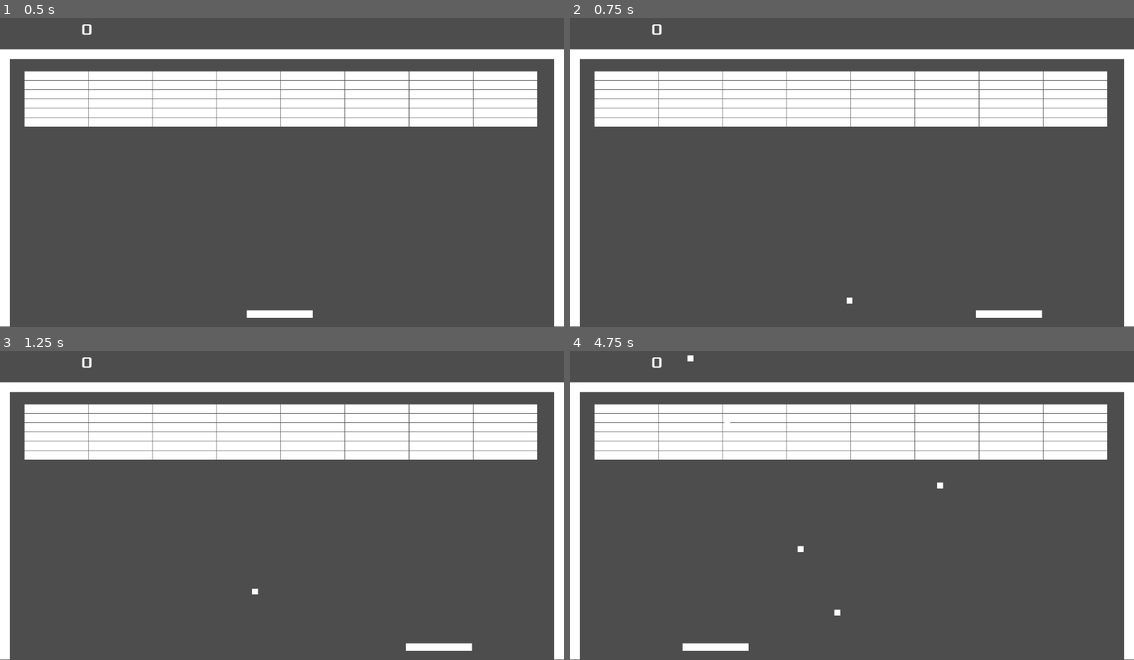
Above: before the commit, frames 1-4 (two rows, left to right).
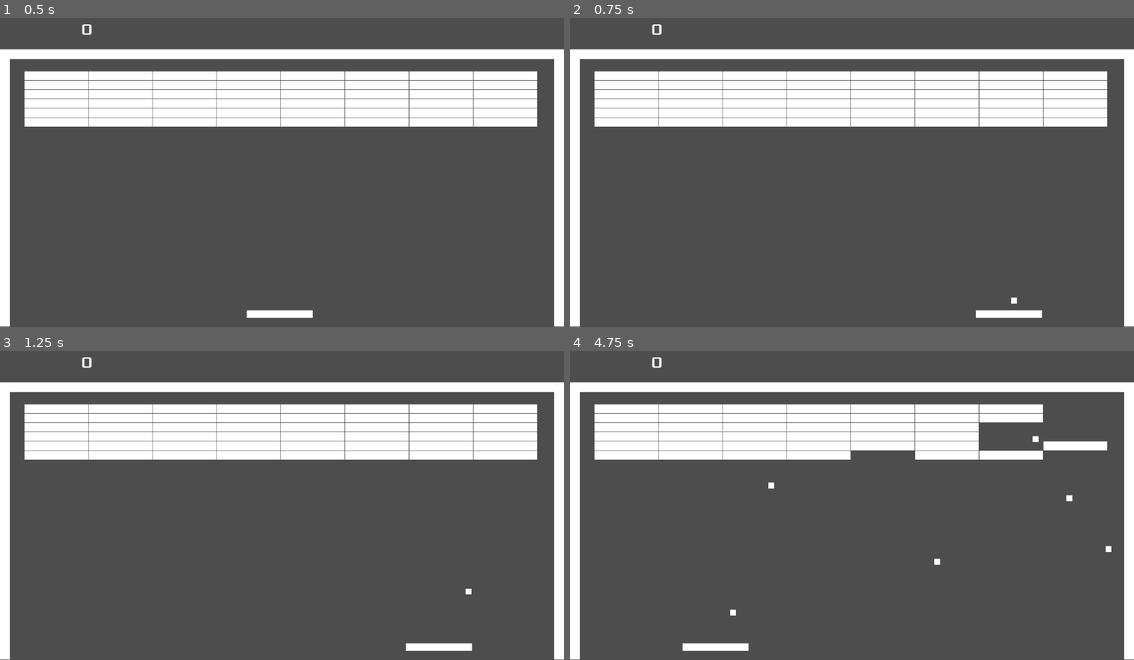
Above: after the commit, the same moments.

Repository: djaquay/breakout-gd
Game: Godot game, scene res://main.tscn
The game is run twice, just before and just after one commit, with the same random seed, the same clock (stepped at 60 frames per second) and the same inputs.
Inputs (mouse positions are in pixels of both pictures, inside the frame that each line leads up to):
- Up to frame 1 (0.5 s): no input
- Up to frame 2 (0.75 s): tap Enter at 0.5 s; move the mouse to (976, 153) at 0.52 s; click (976, 153) at 0.6 s
- Up to frame 3 (1.25 s): no input
- Up to frame 4 (4.75 s): tap Space at 1.25 s; move the mouse to (739, 517) at 1.27 s; click (739, 517) at 1.35 s; move the mouse to (908, 431) at 2.02 s; click (908, 431) at 2.1 s; move the mouse to (823, 564) at 2.77 s; click (823, 564) at 2.85 s; move the mouse to (1021, 548) at 3.52 s; click (1021, 548) at 3.6 s; move the mouse to (682, 452) at 4.27 s; click (682, 452) at 4.35 s

Frame 1 is identical in both runs. In frame 2, less than 0.1% of the frame differs, in the area x 49-80%, y 90-93%; in frame 3, less than 0.1%; in frame 4, 3.2%, in the area x 20-96%, y 1-86%.

Commit message:
collision detection (walls, bricks, player); remove bricks

Diff:
--- a/ball.gd
+++ b/ball.gd
@@ -15,11 +15,26 @@
 
 
 func update_dir() -> void:
-	# 0deg is right, PI/2 is 90deg, up_down of -1 is up, 1 is down, PI/6 is 30deg
-	dir = PI/2 * up_down + PI/6 * left_right
+	# 0deg is right, PI/2 is 90deg, up_down of -1 is up, 1 is down, PI/6 is 30deg, 1 is right?
+	dir = PI/2 * up_down + PI/6 * left_right * up_down
 
 
 # Called every frame. 'delta' is the elapsed time since the previous frame.
 func _process(delta: float) -> void:
 	var vel = Vector2(200.0, 0).rotated(dir)
 	position += vel * delta
+
+
+
+func _on_area_entered(area: Area2D) -> void:
+	var other:String = area.name
+	if other.contains("TopWall"):
+		up_down *= -1
+	elif other.contains("Wall"):
+		left_right *= -1
+	elif other.contains("Player"):
+		up_down *= -1
+	elif area in get_tree().get_nodes_in_group("bricks"):
+		area.queue_free()
+		up_down *= -1
+	update_dir()
--- a/ball.tscn
+++ b/ball.tscn
@@ -19,3 +19,5 @@
 [node name="VisibleOnScreenNotifier2D" type="VisibleOnScreenNotifier2D" parent="."]
 position = Vector2(6, 6)
 scale = Vector2(0.6, 0.6)
+
+[connection signal="area_entered" from="." to="." method="_on_area_entered"]
--- a/brick.tscn
+++ b/brick.tscn
@@ -3,7 +3,7 @@
 [sub_resource type="RectangleShape2D" id="RectangleShape2D_b6soq"]
 size = Vector2(130, 18)
 
-[node name="Brick" type="Area2D"]
+[node name="Brick" type="Area2D" groups=["bricks"]]
 
 [node name="ColorRect" type="ColorRect" parent="."]
 offset_right = 130.0
--- a/main.gd
+++ b/main.gd
@@ -5,6 +5,7 @@
 var min_x
 var max_x
 var screen_width
+var player_size
 
 
 # Called when the node enters the scene tree for the first time.
@@ -13,9 +14,9 @@
 	screen_width = $Player.get_viewport_rect().size.x
 
 	var wallSize = $LeftWall/CollisionShape2D.shape.get_rect().size
-	var playerSize = $Player/CollisionShape2D.shape.get_rect().size
+	player_size = $Player/CollisionShape2D.shape.get_rect().size
 	min_x = $LeftWall.position.x + 25  # had problems with wallSize not reflecting its scale, so I punted :/
-	max_x = $RightWall.position.x - 5 - playerSize.x
+	max_x = $RightWall.position.x - 5 - player_size.x
 
 
 func brick_setup() -> void:
@@ -24,6 +25,7 @@
 		for col in range(0, 8):
 			var brick = brick_scene.instantiate()
 			brick.position = Vector2(col * (size.x+1) + 50, row * (size.y+1) + 125)
+			brick.name = "Brick"
 
 			add_child(brick)
 
@@ -38,13 +40,15 @@
 	if Input.is_action_just_released("serve_ball"):
 		serve_ball()
 
+
 func serve_ball() -> void:
 	var ball = ball_scene.instantiate()
 
 	# player.get_node("Area2d/CollisionShape2D").shape.radius
 	var ballNode = ball.get_node("CollisionShape2D")
 	var ballSize = ballNode.shape.get_rect().size
-	var ballX = screen_width / 2 - ballSize.x / 2
+	# var ballX = screen_width / 2 - ballSize.x / 2
+	var ballX = $Player.position.x + player_size.x / 2
 	var ballY = $Player.position.y - ballSize.y - 5
 	ball.position = Vector2(ballX, ballY)
 
Not shown, changed: README.md
